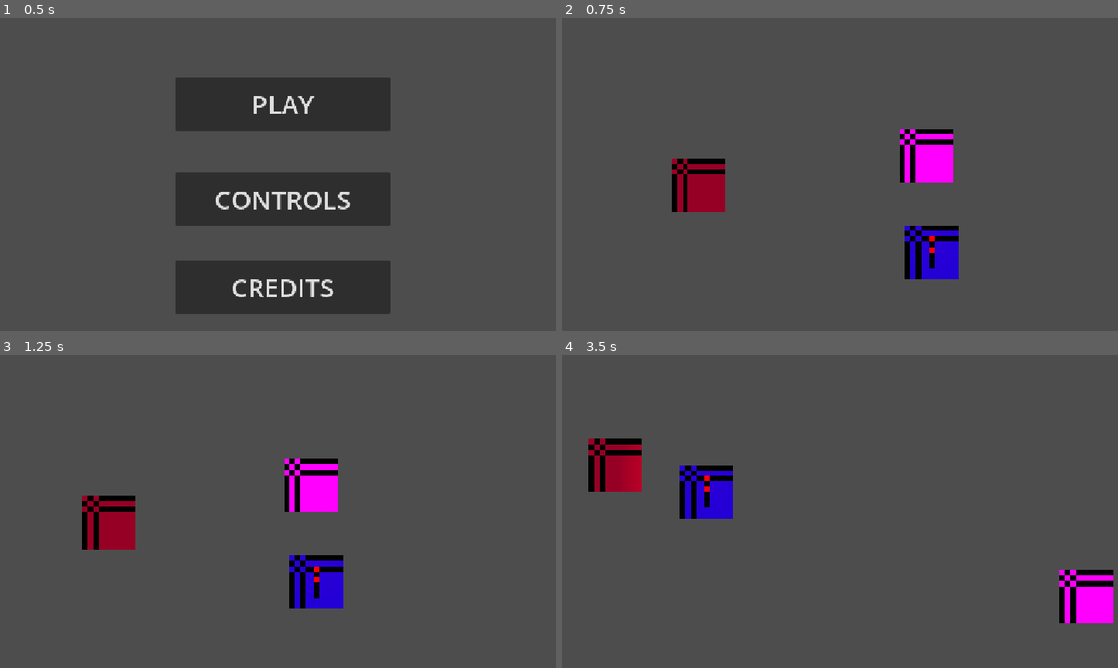
Above: before the commit, frames 1-4 (two rows, left to right).
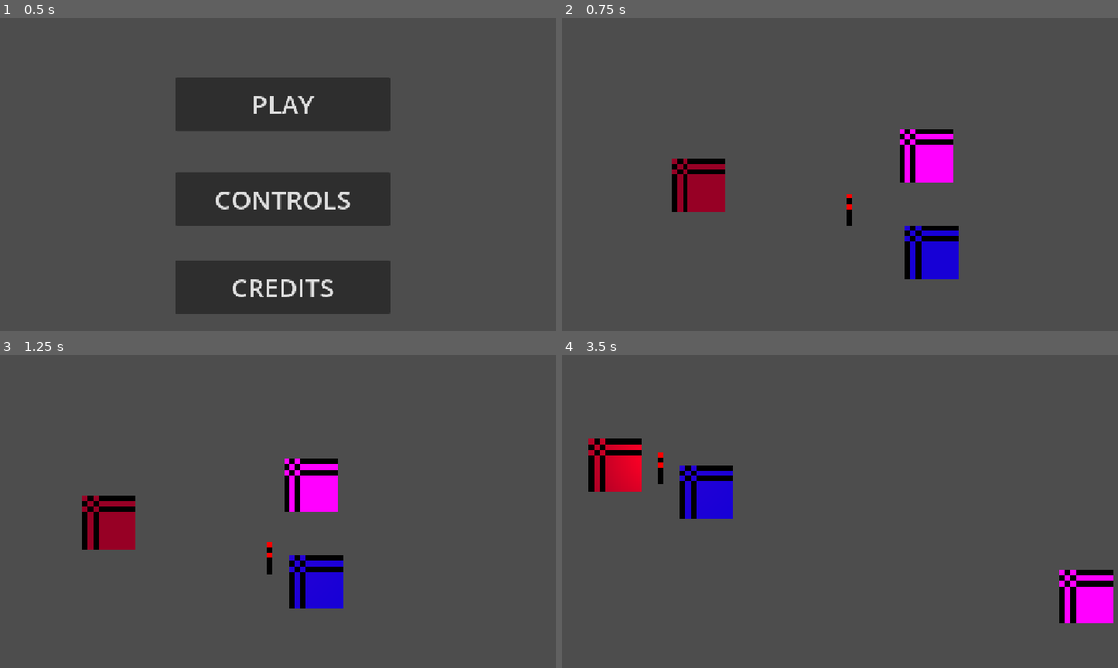
Above: after the commit, the same moments.

Repository: anqilique/GDGJam2-2025
Game: Godot game, scene res://Scenes/start_menu.tscn
The game is run twice, just before and just after one commit, with the same random seed, the same clock (stepped at 60 frames per second) and the same inputs.
Inputs:
- Up to frame 1 (0.5 s): no input
- Up to frame 2 (0.75 s): click "PLAY" at 0.5 s
- Up to frame 3 (1.25 s): no input
- Up to frame 4 (3.5 s): hold D (fire_cat_move_right) 1.28-2.03 s; hold S (fire_cat_move_down) 2.03-2.78 s; hold D (fire_cat_move_right) from 2.78 s (still down)

Frame 1 is identical in both runs. In frame 2, 0.2% of the frame differs, in the area x 51-68%, y 56-80%; in frame 3, 0.2%; in frame 4, 1.3%, in the area x 4-27%, y 26-49%.

Commit message:
Updated torch movement, lmk if it still feels weird, close #19
removed MORE leftover .idea/ directories bc I'm stupid lol

Diff:
--- a/Scenes/main.tscn
+++ b/Scenes/main.tscn
@@ -1,11 +1,11 @@
 [gd_scene load_steps=7 format=3 uid="uid://cdk4cbpxqy2j5"]
 
-[ext_resource type="Script" uid="uid://bcrdf5jxhxnun" path="res://Scripts/Main.gd" id="1_jjgbg"]
+[ext_resource type="Script" uid="uid://bcrdf5jxhxnun" path="res://Scripts/main.gd" id="1_jjgbg"]
 [ext_resource type="PackedScene" uid="uid://r7jxd36vluqq" path="res://Scenes/fire_cat.tscn" id="2_bo1nx"]
 [ext_resource type="Script" uid="uid://cha0dey3px8f1" path="res://Scripts/CameraController.gd" id="2_kry3j"]
 [ext_resource type="PackedScene" uid="uid://2t5bc1akjdes" path="res://Scenes/yarn_cat.tscn" id="3_8gbba"]
 [ext_resource type="PackedScene" uid="uid://clawv8kask8pi" path="res://Scenes/shadow.tscn" id="4_jjvhh"]
-[ext_resource type="PackedScene" uid="uid://bm0xq7m4hiuve" path="res://Scenes/torch.tscn" id="5_21xkr"]
+[ext_resource type="PackedScene" uid="uid://bm0xq7m4hiuve" path="res://Scenes/Torch.tscn" id="5_21xkr"]
 
 [node name="Main" type="Node2D"]
 script = ExtResource("1_jjgbg")
--- a/Scripts/CameraController.gd
+++ b/Scripts/CameraController.gd
@@ -1,9 +1,9 @@
-extends Node
+extends Node2D
 
 @export var yarn_cat : Node2D
 @export var fire_cat : Node2D
 
-var camera_move_speed := 0.03 # don't set higher than 1 lmao
+const CAMERA_MOVE_SPEED := 0.03 # don't set higher than 1 lmao
 
 func _process(_delta):
-	self.transform.origin = lerp(self.transform.origin, ((yarn_cat.transform.origin + fire_cat.transform.origin) / 2), camera_move_speed)
+	transform.origin = lerp(transform.origin, ((yarn_cat.transform.origin + fire_cat.transform.origin) / 2), CAMERA_MOVE_SPEED)
--- a/Scripts/Torch.gd
+++ b/Scripts/Torch.gd
@@ -1,50 +1,23 @@
-extends CharacterBody2D
+extends Node2D
 
 @export var movement_speed: float
 
-const MAX_DISTANCE = 10
 # Maximum distance allowed from the holder. For visual purposes.
+const MAX_DISTANCE := 10
 
-var target_location
-var distance_to_target
+const TORCH_MOVE_SPEED := 0.04
+var target : Node2D
+
+func _ready() -> void:
+	target = get_tree().get_first_node_in_group("YarnCat")
 
 
-# Called when the node enters the scene tree for the first time.
-func _ready() -> void:
-	transform.origin = get_target_location()
+func _process(delta: float) -> void:
+	var distance_to_target := transform.origin.distance_to(target.transform.origin)
 
+	if distance_to_target > MAX_DISTANCE:
+		transform.origin = lerp(transform.origin, target.transform.origin, TORCH_MOVE_SPEED)
 
-func get_target_location():
-	match Globals.torch_holder:
-		"YarnCat": target_location = get_tree().get_first_node_in_group("YarnCat").transform.origin
-
-	return target_location
-
-
-func move_torch_to_target(target):
-
-	"""
-	Movement is kinda jittery ;-;
-	Maybe use .position instead?
-	"""
-
-	var angle = get_angle_to(target)
-
-	var direction: Vector2
-	direction.x = cos(angle)
-	direction.y = sin(angle)
-
-	var target_velocity: Vector2
-	target_velocity.x = direction.x * movement_speed
-	target_velocity.y = direction.y * movement_speed
-
-	velocity = target_velocity
-	move_and_slide()
-
-
-# Called every frame. 'delta' is the elapsed time since the previous frame.
-func _process(delta: float) -> void:
-	distance_to_target = transform.origin.distance_to(get_target_location())
-
-	if distance_to_target >= MAX_DISTANCE:
-		move_torch_to_target(get_target_location())
+	# if it gets too close the torch gets pushed away a little
+	elif distance_to_target <= MAX_DISTANCE-2:
+		transform.origin = lerp(transform.origin, (target.transform.origin + transform.origin), delta)
